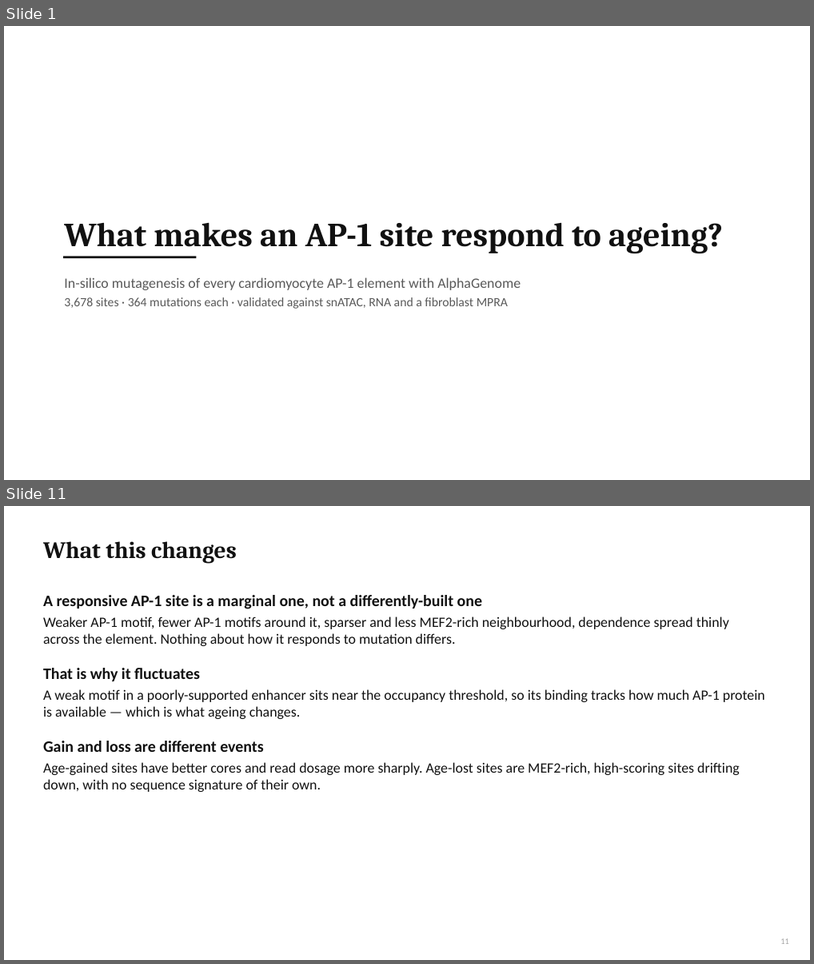
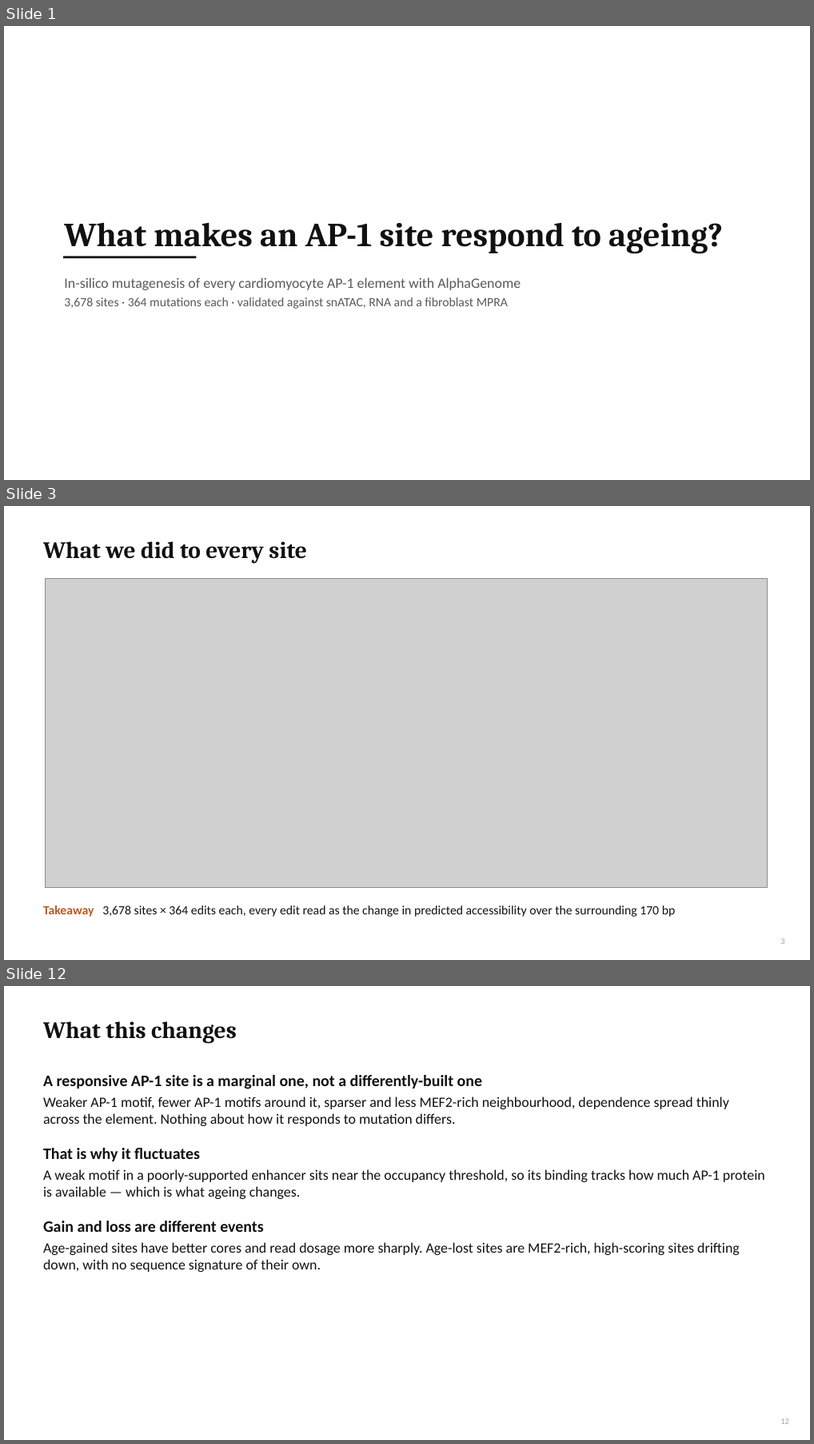
Before and after one commit to cytokine4242/Alpha_Genome_Ap1, a slide deck: Analysis/AP1_AlphaGenome_results.pptx. Shown one above the other, each under a label of ours: slides 1 and 11 before the commit, slides 1, 3 and 12 after it; the slides between them are not shown. The pictures are 814x964 and 814x1444 pixels, drawn with LibreOffice and Linux fonts; fonts in the diff are those of the drawing; grey boxes stand for pictures. Boxes give left, top, right and bottom in pixels: in the first picture for what was removed or moved away, otherwise in the second. Text is boxed around its words. In the diff, an @@ line names an element or a change of style, - is before the commit and + after.

```diff
--- a/Analysis/AP1_AlphaGenome_results.pptx
+++ b/Analysis/AP1_AlphaGenome_results.pptx
@@ slide 3 added at <box>4,506,810,960</box>, background #FFFFFF @@
@@ title added at <box>43,541,306,563</box>, 28 pt, text #111111, bold @@
+What we did to every site
@@ picture added at <box>45,579,767,887</box> @@
@@ text added at <box>43,905,676,916</box>, 15 pt, text #111111 @@
+Takeaway 3,678 sites × 364 edits each, every edit read as the change in predicted accessibility over the surrounding 170 bp
@@ page number added at <box>781,938,785,944</box>, 10 pt, text #A6A6A6 @@
+3
@@ what was slide 11 is now slide 12 @@
```
Also in this commit, not shown: 5 slides changed, 4 other slides added, 4 slides removed, 44 other files.
